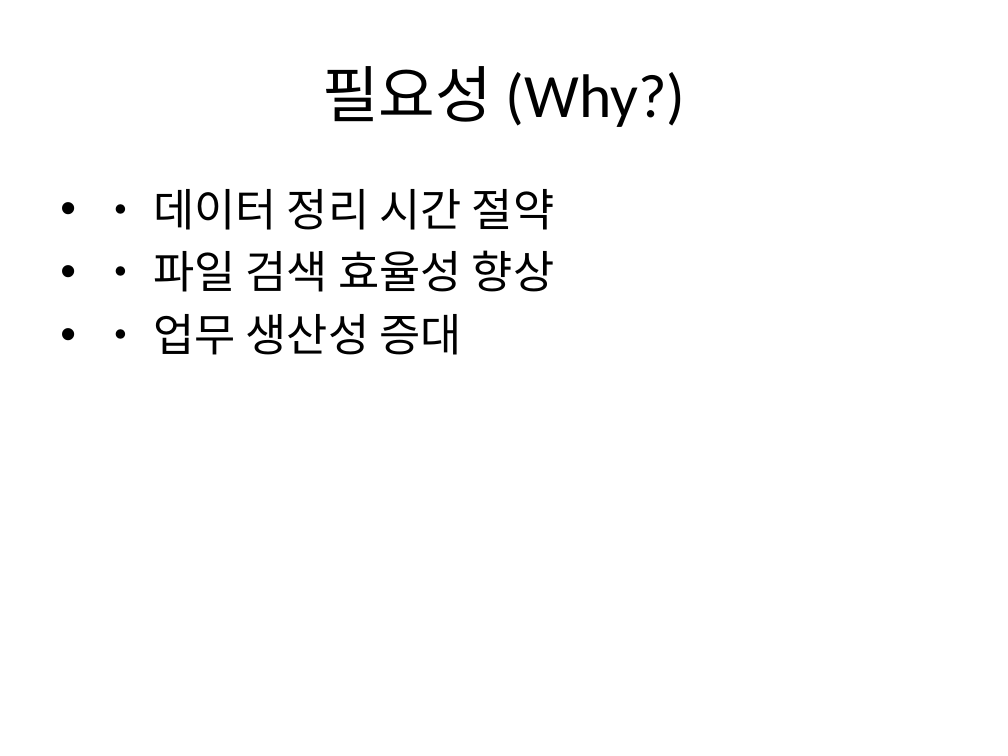
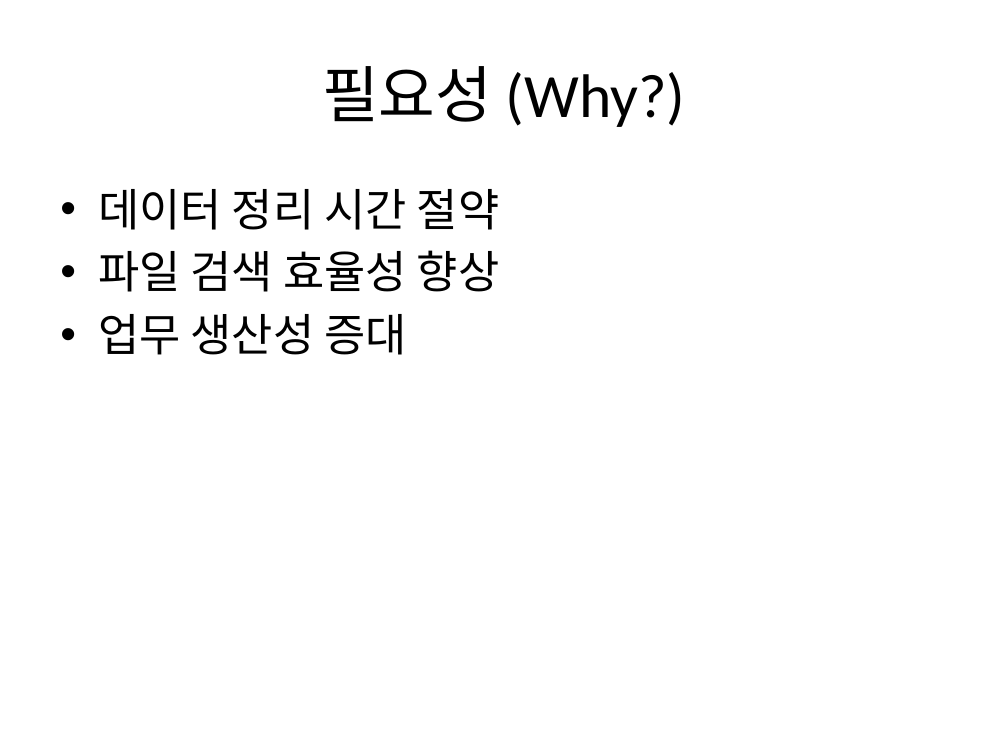
Before and after one commit to kbs-kbs/2025-1-AICD, a slide deck: slide 3 of AI_File_Organizer_Presentation.pptx. Drawn at 1008x756 pixels with LibreOffice and Linux fonts; fonts in the diff are those of the drawing. Boxes give left, top, right and bottom in pixels: in the first picture for what was removed or moved away, otherwise in the second. Text is boxed around its words. In the diff, an @@ line names an element or a change of style, - is before the commit and + after.

```diff
--- a/AI_File_Organizer_Presentation.pptx
+++ b/AI_File_Organizer_Presentation.pptx
@@ text at <box>98,189,499,355</box>: text changed @@
-• • 데이터 정리 시간 절약
-• • 파일 검색 효율성 향상
-• • 업무 생산성 증대
+• 데이터 정리 시간 절약
+• 파일 검색 효율성 향상
+• 업무 생산성 증대
```
Also in this commit, not shown: 1 other slide changed.
